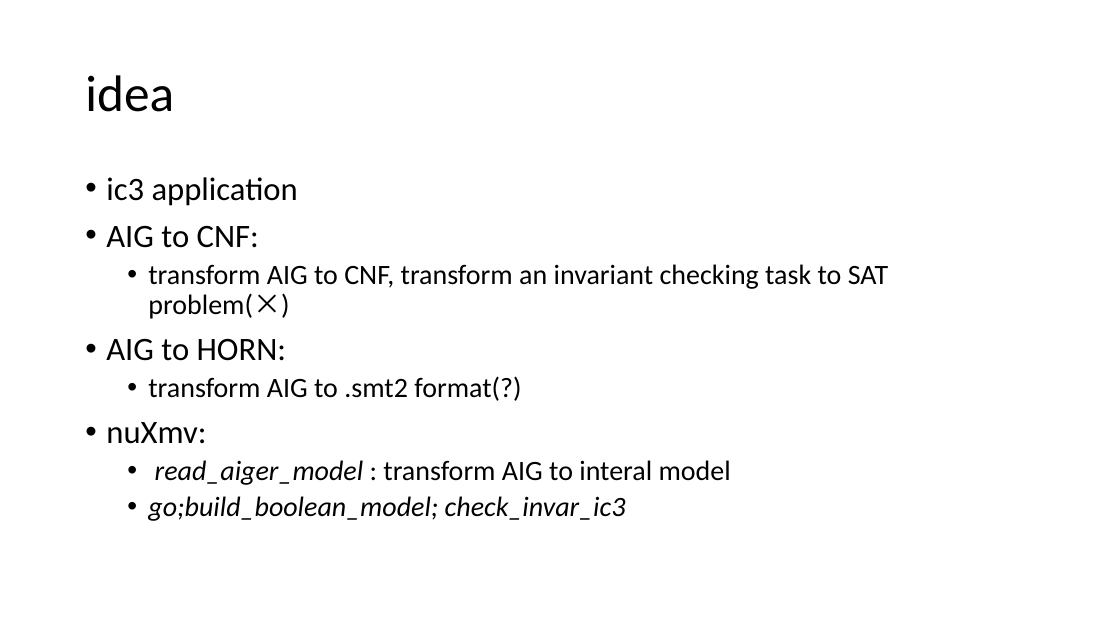
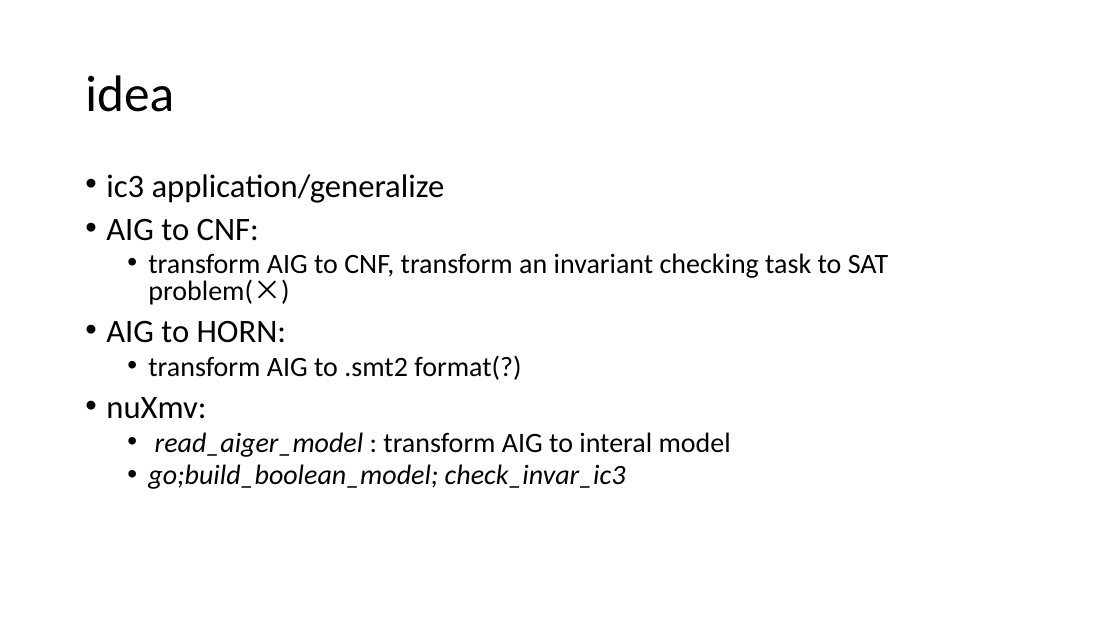
Before and after one commit to bacmive/paper_notes, a slide deck: slide 5 of notes11-sat smt.pptx. Drawn at 1120x630 pixels with LibreOffice and Linux fonts; fonts in the diff are those of the drawing. Boxes give left, top, right and bottom in pixels: in the first picture for what was removed or moved away, otherwise in the second. Text is boxed around its words. In the diff, an @@ line names an element or a change of style, - is before the commit and + after.

```diff
--- a/notes11-sat smt.pptx
+++ b/notes11-sat smt.pptx
@@ text at [106, 174, 445, 203]: text changed @@
-• ic3 application
+• ic3 application/generalize
@@ text at [106, 218, 888, 489]: line spacing 0.9 to 0.8 @@
```
Also in this commit, not shown: 5 other files.
